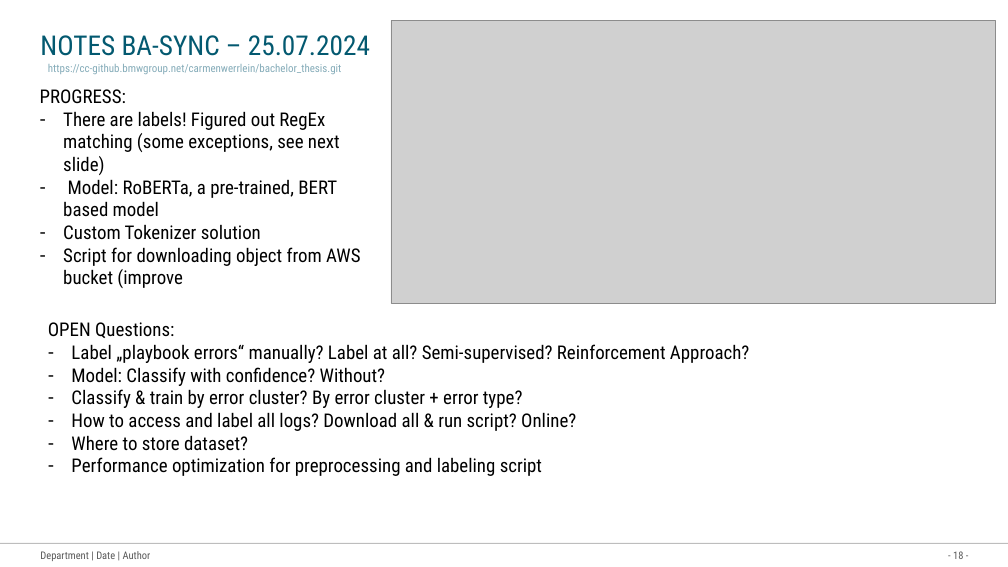
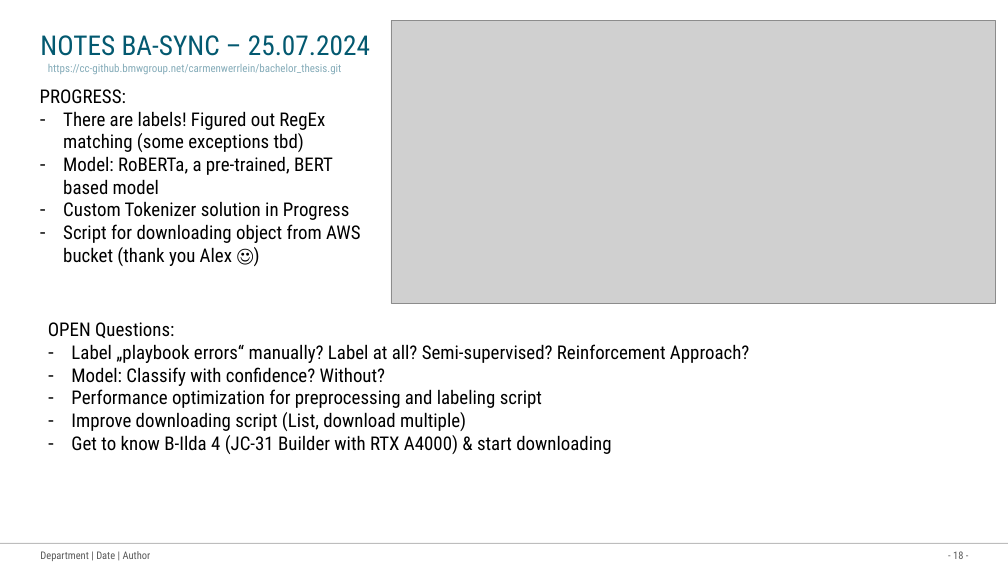
Before and after one commit to Werrwolf/bachelor-thesis, a slide deck: slide 18 of dokumentation_things/Roadmap Bachelor thesis.pptx. Drawn at 1008x567 pixels with LibreOffice and Linux fonts; fonts in the diff are those of the drawing; grey boxes stand for pictures. Boxes give left, top, right and bottom in pixels: in the first picture for what was removed or moved away, otherwise in the second. Text is boxed around its words. In the diff, an @@ line names an element or a change of style, - is before the commit and + after.

Commit message:
Updated PP

```diff
--- a/dokumentation_things/Roadmap Bachelor thesis.pptx
+++ b/dokumentation_things/Roadmap Bachelor thesis.pptx
@@ text at [63, 111, 325, 152]: text changed @@
-– There are labels! Figured out RegEx matching (some exceptions, see next slide)
+– There are labels! Figured out RegEx matching (some exceptions tbd)
@@ text at [63, 202, 360, 266]: text changed @@
-– Custom Tokenizer solution
-– Script for downloading object from AWS bucket (improve
+– Custom Tokenizer solution in Progress
+– Script for downloading object from AWS bucket (thank you Alex ☺)
@@ text at [71, 389, 576, 451]: paragraphs removed @@
-– Classify & train by error cluster? By error cluster + error type?
-– How to access and label all logs? Download all & run script? Online?
-– Where to store dataset?
@@ text at [71, 412, 611, 454]: paragraphs added @@
+– Improve downloading script (List, download multiple)
+– Get to know B-Ilda 4 (JC-31 Builder with RTX A4000) & start downloading
```
Also in this commit, not shown: 1 other slide changed, 1 slide added.
